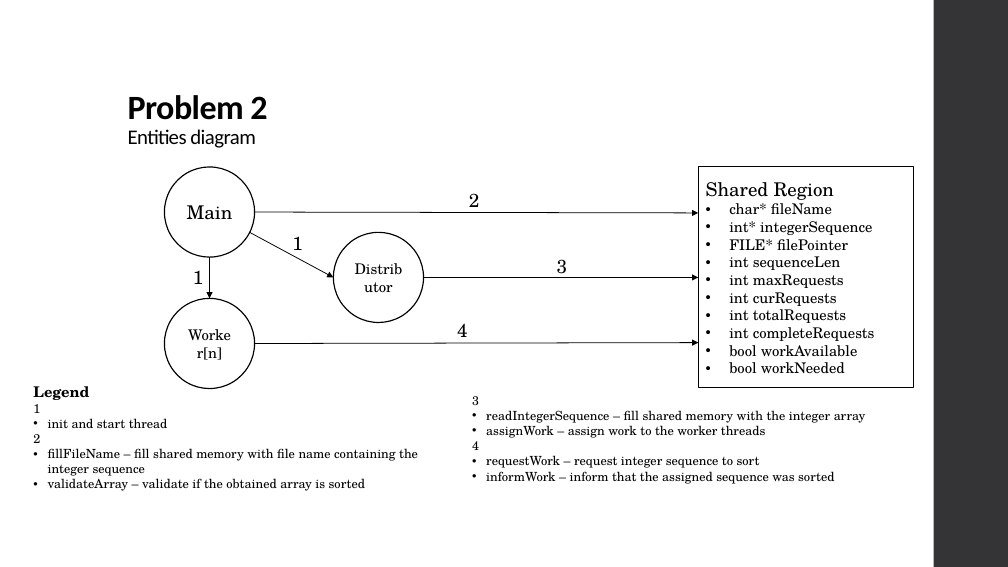
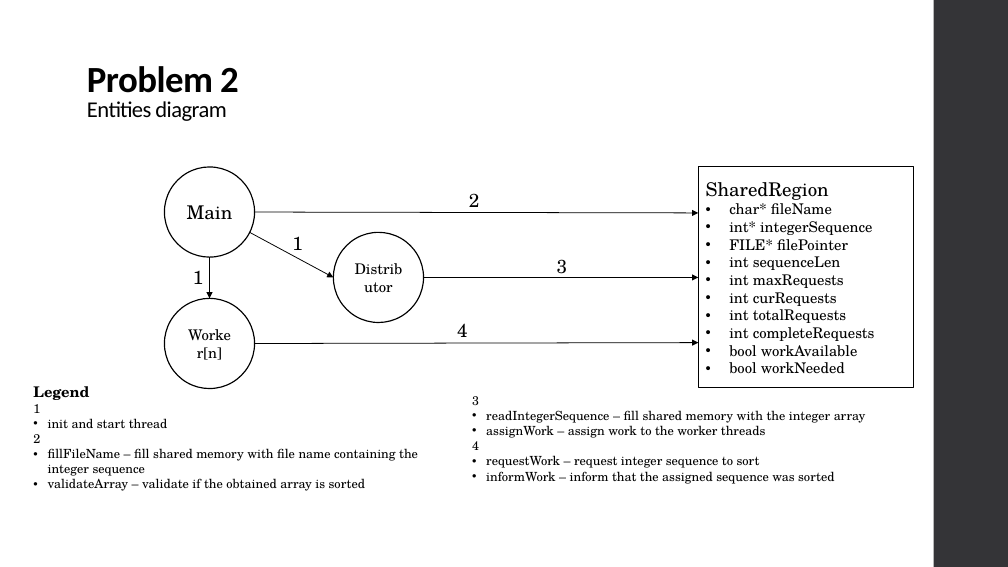
Before and after one commit to xL1fer/CLE_2022_2023, a slide deck: slide 5 of CLE1_T3G5/present.pptx. Drawn at 1008x567 pixels with LibreOffice and Linux fonts; fonts in the diff are those of the drawing. Boxes give left, top, right and bottom in pixels: in the first picture for what was removed or moved away, otherwise in the second. Text is boxed around its words. In the diff, an @@ line names an element or a change of style, - is before the commit and + after.

```diff
--- a/CLE1_T3G5/present.pptx
+++ b/CLE1_T3G5/present.pptx
@@ text "Problem 2 Entities diagram": place and size @@
-text "Problem 2 Entities diagram" at (128, 95, 267, 148)
+text "Problem 2 Entities diagram" at (87, 66, 239, 121)
@@ text "Problem 2 Entities diagram" at (87, 66, 239, 121): size 32.4 to 35.1 pt in "Problem 2"; size 19.8 to 21.4 pt in "Entities diagram"; line spacing 0.9 to 0.8 @@
@@ text in rectangle at (706, 182, 829, 200): spaces changed @@
-Shared Region
+SharedRegion
```
Also in this commit, not shown: 5 other slides changed.
